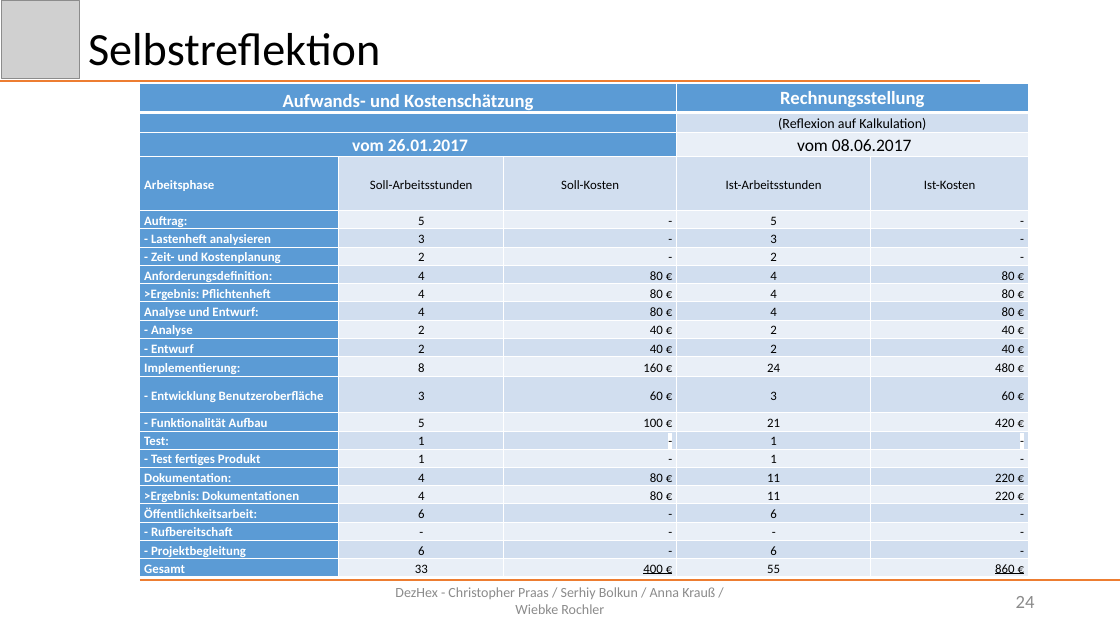
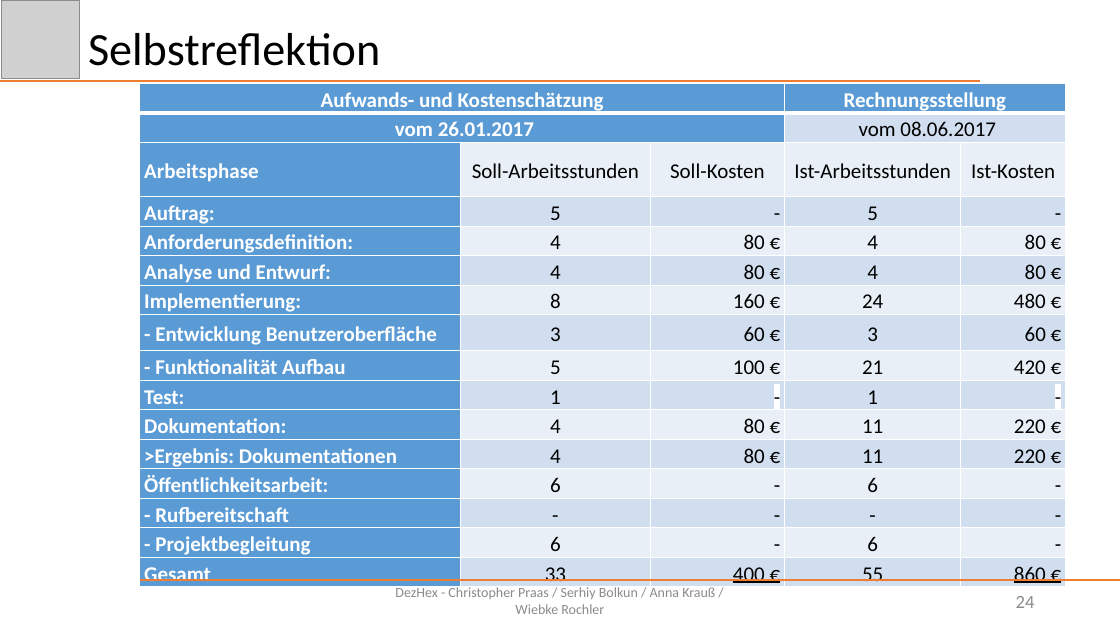
Before and after one commit to Schnitzel128/sejava, a slide deck: slide 24 of Präsentation/DezHex.pptx. Drawn at 1120x630 pixels with LibreOffice and Linux fonts; fonts in the diff are those of the drawing; grey boxes stand for pictures. Boxes give left, top, right and bottom in pixels: in the first picture for what was removed or moved away, otherwise in the second. Text is boxed around its words. In the diff, an @@ line names an element or a change of style, - is before the commit and + after.

Commit message:
Schriftgrössenanpassung präsi

```diff
--- a/Präsentation/DezHex.pptx
+++ b/Präsentation/DezHex.pptx
@@ table at (x1=140, y1=83, x2=1067, y2=591) @@
-row 2:  |  |  | (Reflexion auf Kalkulation) | 
-row 6: - Lastenheft analysieren | 3 | - | 3 | -
-row 7: - Zeit- und Kostenplanung | 2 | - | 2 | -
-row 9: >Ergebnis: Pflichtenheft | 4 | 80 € | 4 | 80 €
-row 11: - Analyse | 2 | 40 € | 2 | 40 €
-row 12: - Entwurf | 2 | 40 € | 2 | 40 €
-row 17: - Test fertiges Produkt | 1 | - | 1 | -
@@ table resized from (x1=140, y1=83, x2=1028, y2=581) to (x1=140, y1=83, x2=1067, y2=591) @@
```
